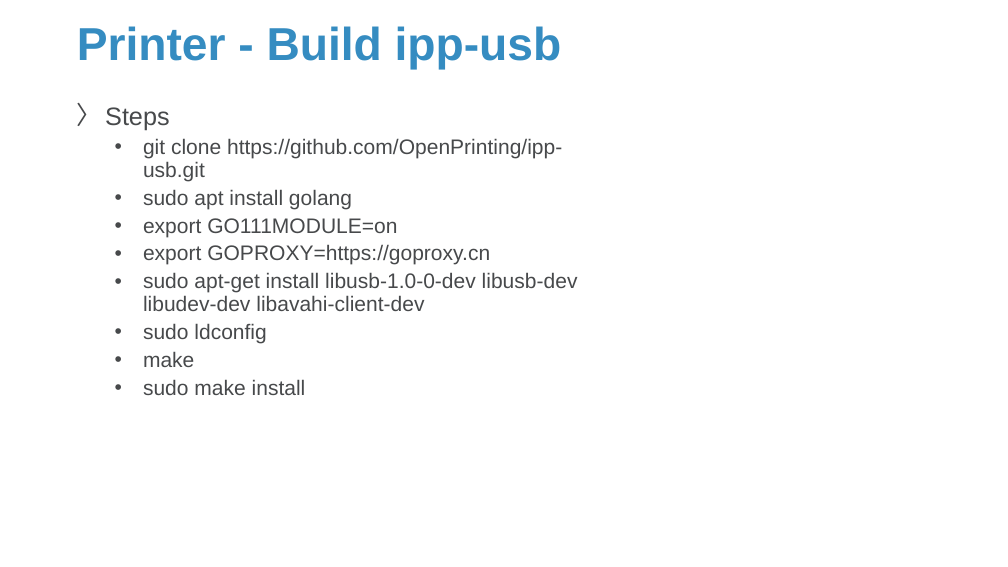
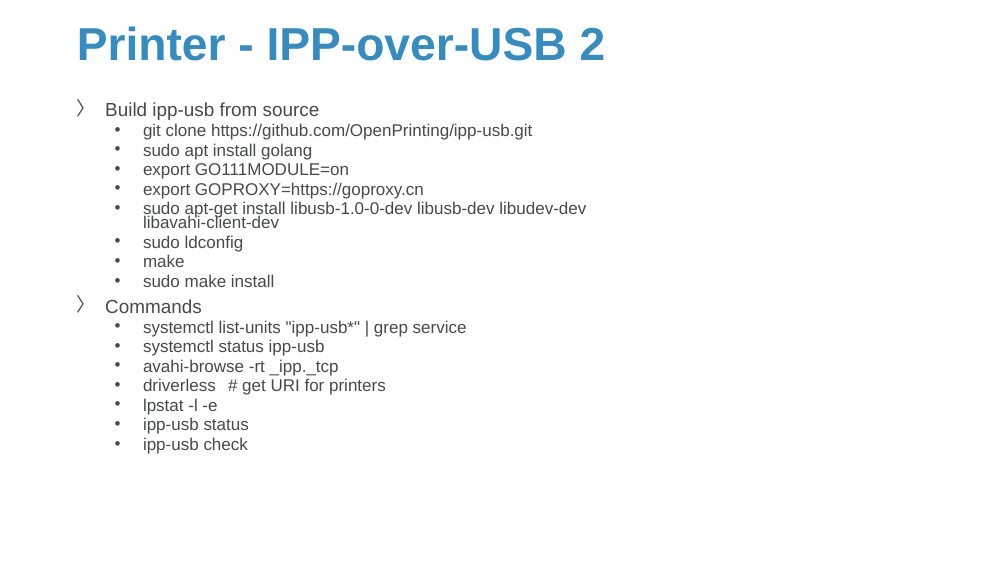
Before and after one commit to Sparks-Lu/TechNotes, a slide deck: slide 42 of Hardware/RaspberrySetup.pptx (slide 33 before the commit). Drawn at 1008x567 pixels with LibreOffice and Linux fonts; fonts in the diff are those of the drawing; background and template pictures are left out. Boxes give left, top, right and bottom in pixels: in the first picture for what was removed or moved away, otherwise in the second. Text is boxed around its words. In the diff, an @@ line names an element or a change of style, - is before the commit and + after.

```diff
--- a/Hardware/RaspberrySetup.pptx
+++ b/Hardware/RaspberrySetup.pptx
@@ title at (x1=77, y1=26, x2=606, y2=61): text changed @@
-Printer - Build ipp-usb
+Printer - IPP-over-USB 2
@@ text at (x1=105, y1=102, x2=320, y2=120): text changed; size 24 to 18 pt @@
-〉 Steps
+〉 Build ipp-usb from source
@@ text at (x1=143, y1=123, x2=586, y2=287): size 20 to 16.2 pt in "git clone https://github.com/OpenPrinting/ipp-usb.git", "sudo apt install golang", "export GO111MODULE=on", "export GOPROXY=https://goproxy.cn" and 4 more places; line spacing 0.9 to 0.7 @@
@@ text at (x1=105, y1=299, x2=467, y2=454): paragraphs added @@
+〉 Commands
+  • systemctl list-units "ipp-usb*" | grep service
+  • systemctl status ipp-usb
+  • avahi-browse -rt _ipp._tcp
+  • driverless # get URI for printers
+  • lpstat -l -e
+  • ipp-usb status
+  • ipp-usb check
```
Also in this commit, not shown: 11 other slides changed, 8 slides added, 41 other files.
